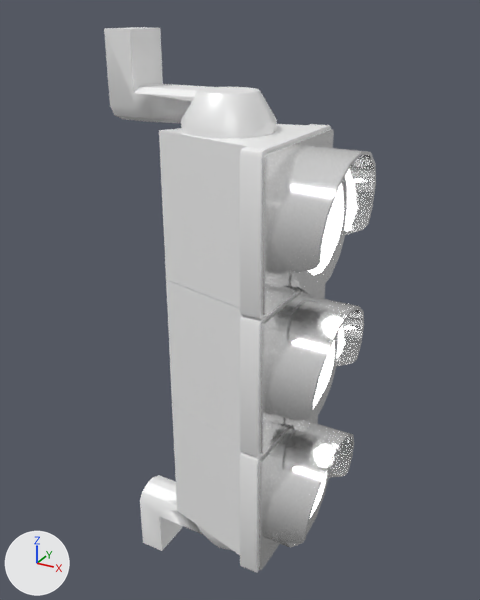
Two versions of the glTF model GLBFiles/Ampeln/Fahrradampel_rot_gelb_gruen_Mast.glb, one commit apart.
Both versions are drawn from a camera (50 mm lens) standing at (0.316, -0.553, 0.33) and looking at (0.001, 0.02, 0.044). The axes (+X, +Y, +Z) are drawn at lower left. The lights are the same throughout. The first picture is the older version.
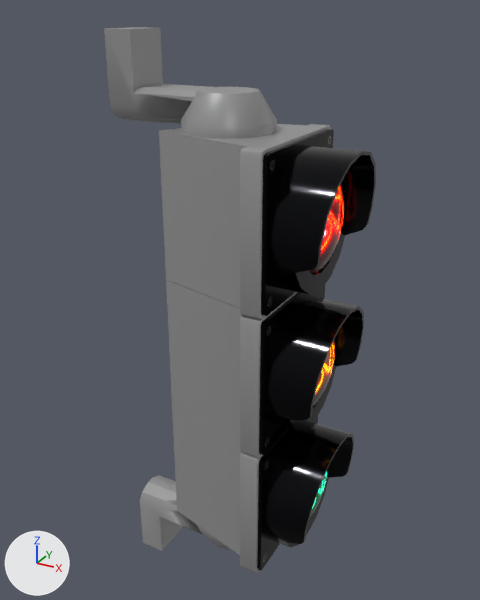
Changed parts and their boxes [x1, y1, x2, y2] in the pictures (480 x 600 px):
'Cube.003', surface changed (white to grey)
    both: [159, 124, 334, 319]
'Cube.001', surface changed (white to grey)
    both: [166, 280, 325, 457]
'BezierCurve.002', surface changed (white to black)
    both: [269, 145, 376, 295]
'Cube.004', surface changed (white to grey)
    both: [172, 405, 318, 573]
'Cube.006', surface changed (white to grey)
    both: [104, 27, 277, 139]
'BezierCurve.001', surface changed (white to black)
    both: [266, 296, 364, 431]
'BezierCurve.003', surface changed (white to black)
    both: [263, 423, 354, 548]
'Cube.005', surface changed (white to grey)
    both: [140, 475, 232, 551]

Patch to the scene script:
```diff
--- a/GLBFiles/Ampeln/Fahrradampel_rot_gelb_gruen_Mast.glb.py
+++ b/GLBFiles/Ampeln/Fahrradampel_rot_gelb_gruen_Mast.glb.py
@@ mat_grau_001 @@
 mat_grau_001 = principled_material('grau.001')
-mat_grau_001.base_color = (1.0, 1.0, 1.0)  # white #ffffff
+mat_grau_001.texture = img_ral_7004_signalgrau
 mat_grau_001.metallic = 0.2
@@ mat_frontblende @@
 mat_frontblende = principled_material('frontblende')
-mat_frontblende.base_color = (1.0, 1.0, 1.0)  # white #ffffff
+mat_frontblende.texture = img_fahrradampel_frontflende
 mat_frontblende.metallic = 0.8
@@ mat_schwarz_001 @@
 mat_schwarz_001 = principled_material('schwarz.001')
-mat_schwarz_001.base_color = (1.0, 1.0, 1.0)  # white #ffffff
+mat_schwarz_001.texture = img_ral_9005_tiefschwarz
 mat_schwarz_001.metallic = 0.8
@@ mat_fahrradampel_gruen @@
 n0 = _N.new('ShaderNodeBsdfPrincipled'); n0.name = 'Principled BSDF'
-n0.inputs[0].default_value = (1.0, 1.0, 1.0, 1.0)  # 'Base Color', white #ffffff
 n0.inputs[1].default_value = 0.9  # 'Metallic'
@@ mat_fahrradampel_gruen @@
 n1 = _N.new('ShaderNodeOutputMaterial'); n1.name = 'Material Output'
+n2 = _N.new('ShaderNodeTexImage'); n2.name = 'Image Texture'
+n2.image = img_fahrradampel_gruen
+n3 = _N.new('ShaderNodeTexImage'); n3.name = 'Image Texture.001'
+n3.image = img_fahrradampel_gruen
 _L.new(n0.outputs[0], n1.inputs[0])  # 'BSDF' to 'Surface'
+_L.new(n2.outputs[0], n0.inputs[27])  # 'Color' to 'Emission Color'
+_L.new(n3.outputs[0], n0.inputs[0])  # 'Color' to 'Base Color'
@@ mat_fahrradampel_rot @@
 n0 = _N.new('ShaderNodeBsdfPrincipled'); n0.name = 'Principled BSDF'
-n0.inputs[0].default_value = (1.0, 1.0, 1.0, 1.0)  # 'Base Color', white #ffffff
 n0.inputs[1].default_value = 0.9  # 'Metallic'
@@ mat_fahrradampel_rot @@
 n1 = _N.new('ShaderNodeOutputMaterial'); n1.name = 'Material Output'
+n2 = _N.new('ShaderNodeTexImage'); n2.name = 'Image Texture'
+n2.image = img_fahrradampel_rot
+n3 = _N.new('ShaderNodeTexImage'); n3.name = 'Image Texture.001'
+n3.image = img_fahrradampel_rot
 _L.new(n0.outputs[0], n1.inputs[0])  # 'BSDF' to 'Surface'
+_L.new(n2.outputs[0], n0.inputs[27])  # 'Color' to 'Emission Color'
+_L.new(n3.outputs[0], n0.inputs[0])  # 'Color' to 'Base Color'
@@ mat_fahrradampel_gelb @@
 n0 = _N.new('ShaderNodeBsdfPrincipled'); n0.name = 'Principled BSDF'
-n0.inputs[0].default_value = (1.0, 1.0, 1.0, 1.0)  # 'Base Color', white #ffffff
 n0.inputs[1].default_value = 0.9  # 'Metallic'
@@ mat_fahrradampel_gelb @@
 n1 = _N.new('ShaderNodeOutputMaterial'); n1.name = 'Material Output'
+n2 = _N.new('ShaderNodeTexImage'); n2.name = 'Image Texture'
+n2.image = img_fahrradampel_gelb
+n3 = _N.new('ShaderNodeTexImage'); n3.name = 'Image Texture.001'
+n3.image = img_fahrradampel_gelb
 _L.new(n0.outputs[0], n1.inputs[0])  # 'BSDF' to 'Surface'
+_L.new(n2.outputs[0], n0.inputs[27])  # 'Color' to 'Emission Color'
+_L.new(n3.outputs[0], n0.inputs[0])  # 'Color' to 'Base Color'
```
